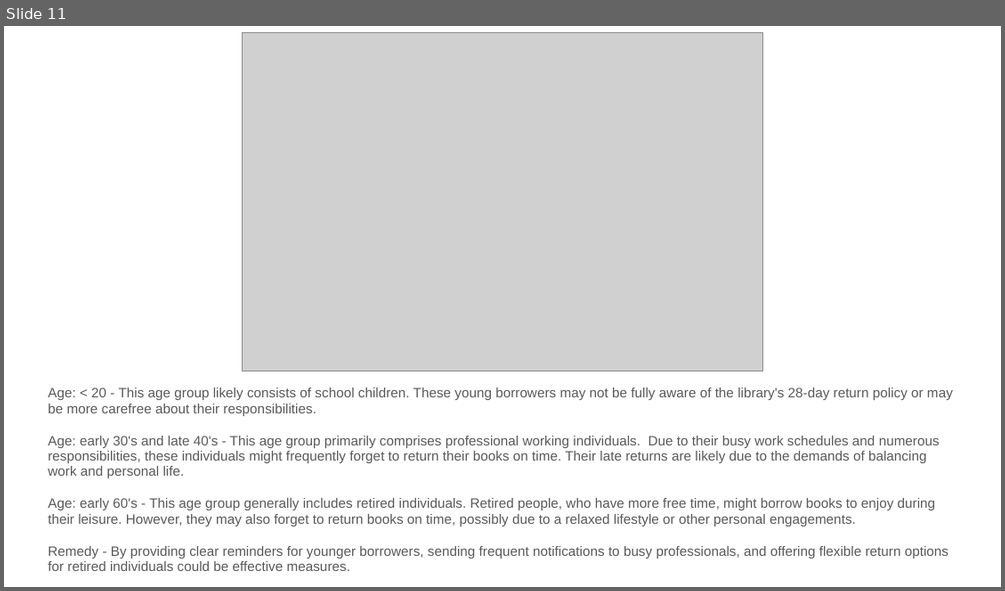
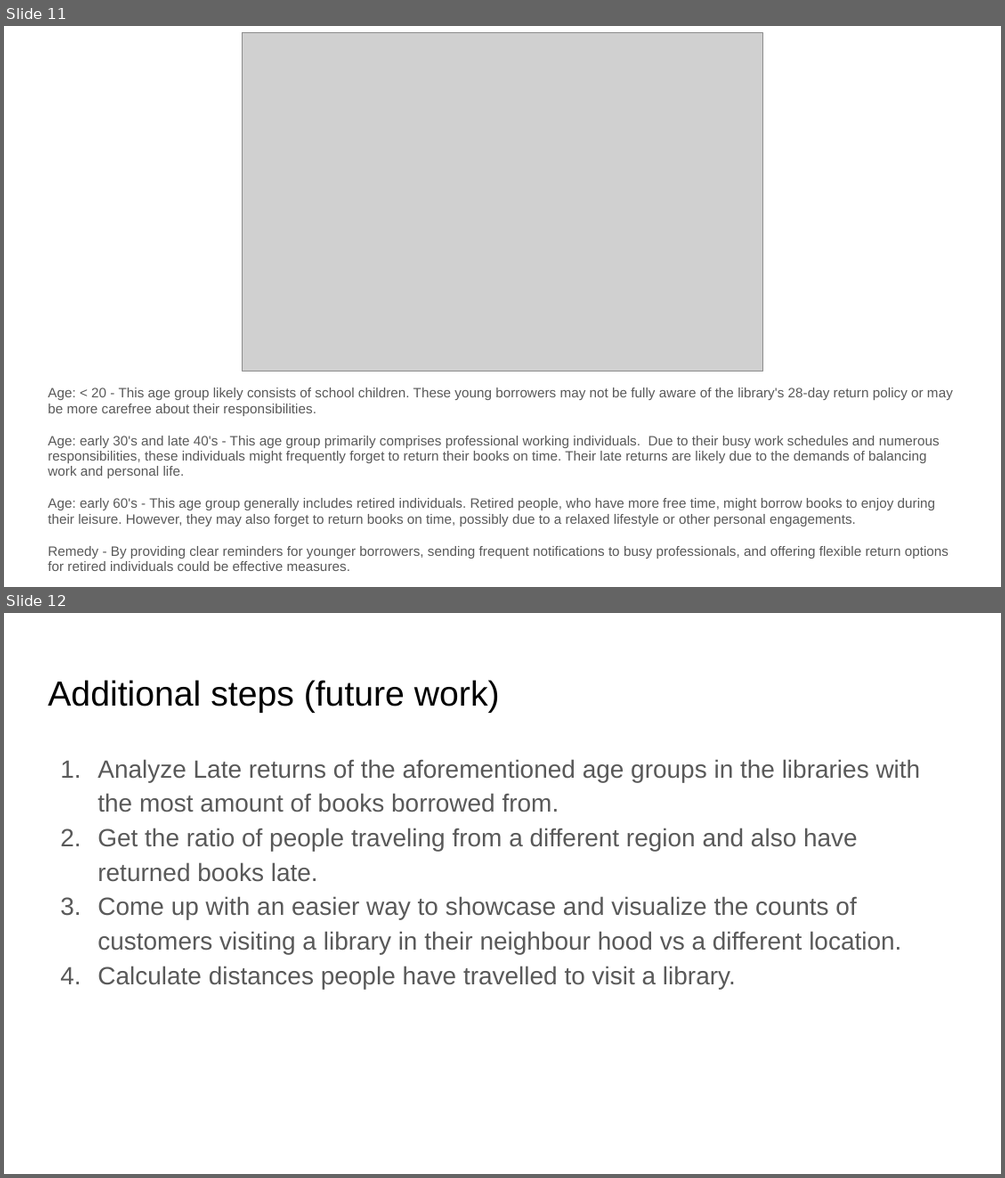
Before and after one commit to Akshat2395/billups_ds_challenge, a slide deck: BILLUPS DS Results.pptx. Shown one above the other, each under a label of ours: slide 11 before the commit, slides 11 and 12 after it. The pictures are 1005x591 and 1005x1178 pixels, drawn with LibreOffice and Linux fonts; fonts in the diff are those of the drawing; grey boxes stand for pictures. Boxes give left, top, right and bottom in pixels: in the first picture for what was removed or moved away, otherwise in the second. Text is boxed around its words. In the diff, an @@ line names an element or a change of style, - is before the commit and + after.

Commit message:
add future work to ppt

```diff
--- a/BILLUPS DS Results.pptx
+++ b/BILLUPS DS Results.pptx
@@ slide 12 added at (4,613,1001,1174), background #FFFFFF @@
@@ title added at (48,680,500,713), 25.2 pt, text #000000 @@
+Additional steps (future work)
@@ text added at (97,759,921,989), 18 pt, text #595959 @@
+1. Analyze Late returns of the aforementioned age groups in the libraries with the most amount of books borrowed from.
+2. Get the ratio of people traveling from a different region and also have returned books late.
+3. Come up with an easier way to showcase and visualize the counts of customers visiting a library in their neighbour hood vs a different location.
+4. Calculate distances people have travelled to visit a library.
```
